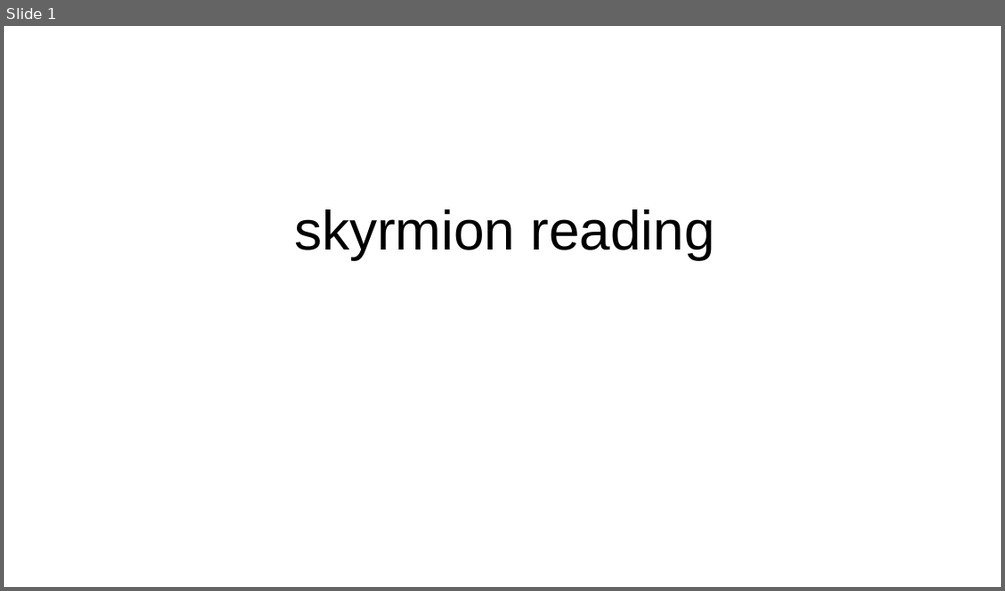
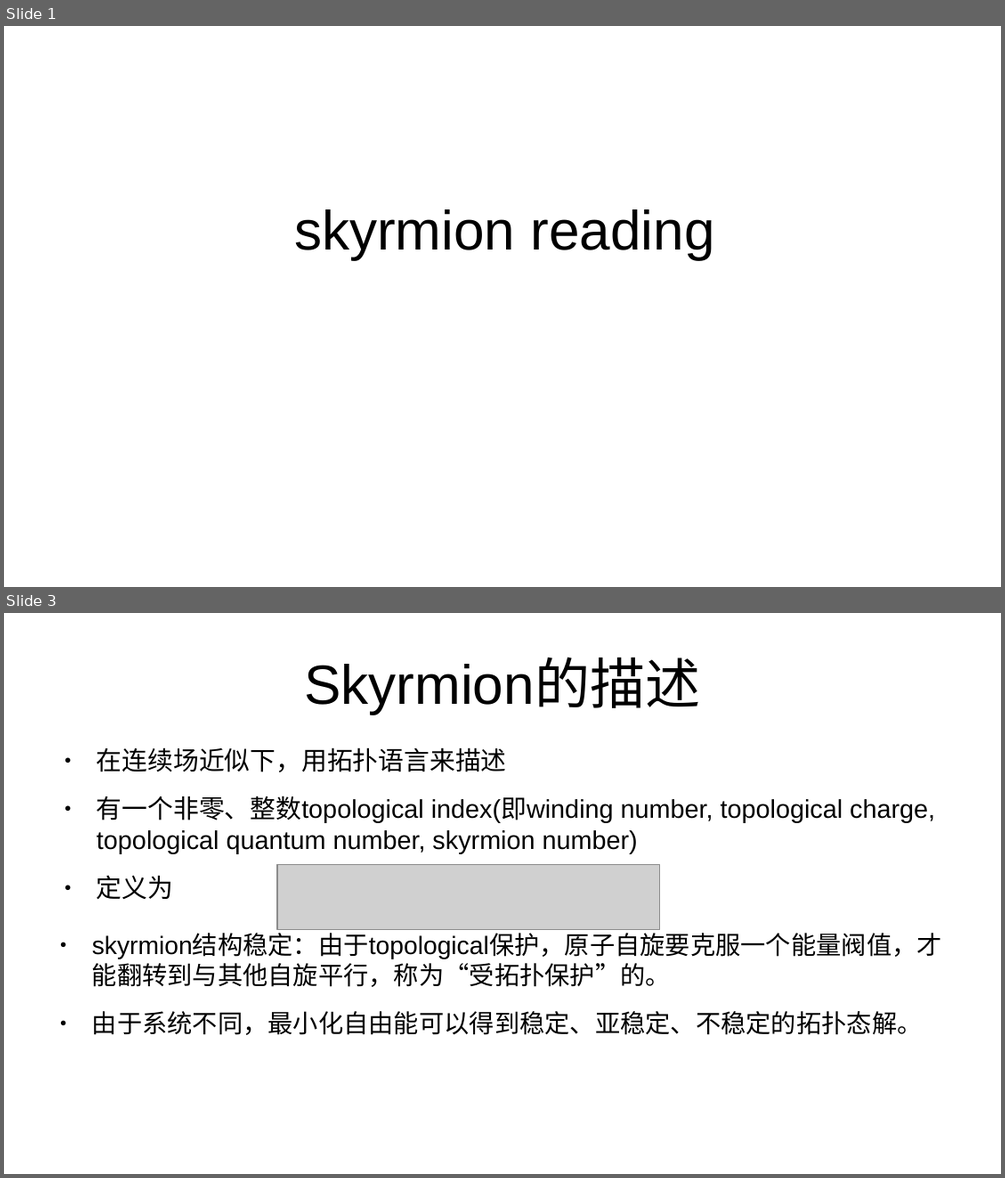
Before and after one commit to GoldenRaven/reference_reading, a slide deck: skyrmion.odp. Shown one above the other, each under a label of ours: slide 1 before the commit, slides 1 and 3 after it; the slides between them are not shown. The pictures are 1005x591 and 1005x1178 pixels, drawn with LibreOffice and Linux fonts; fonts in the diff are those of the drawing; grey boxes stand for pictures. Boxes give left, top, right and bottom in pixels: in the first picture for what was removed or moved away, otherwise in the second. Text is boxed around its words. In the diff, an @@ line names an element or a change of style, - is before the commit and + after.

Commit message:
feat: add in skyrmion

```diff
--- a/skyrmion.odp
+++ b/skyrmion.odp
@@ slide 3 added at [4, 613, 1001, 1174], background #FFFFFF @@
@@ title added at [304, 659, 700, 714], 44 pt, text #000000 @@
+Skyrmion的描述
@@ text added at [97, 747, 935, 899], 20.4 pt, text #000000 @@
+● 在连续场近似下，用拓扑语言来描述
+● 有一个非零、整数topological index(即winding number, topological charge, topological quantum number, skyrmion number)
+● 定义为
@@ picture added at [277, 865, 660, 930] @@
@@ text added at [92, 934, 942, 1035], 20 pt, text #000000 @@
+● skyrmion结构稳定：由于topological保护，原子自旋要克服一个能量阀值，才能翻转到与其他自旋平行，称为“受拓扑保护”的。
+● 由于系统不同，最小化自由能可以得到稳定、亚稳定、不稳定的拓扑态解。
```
Also in this commit, not shown: 3 other slides added.
